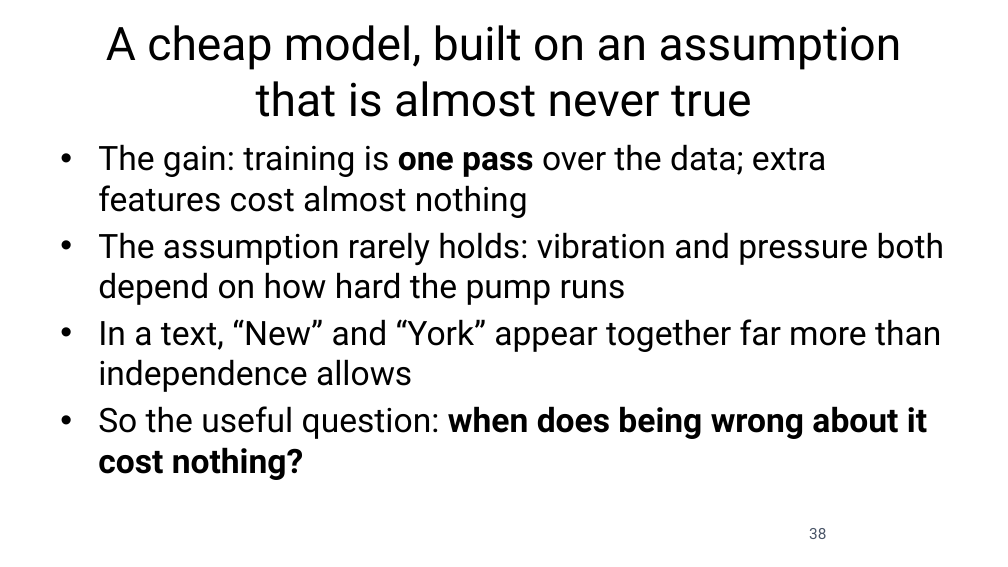
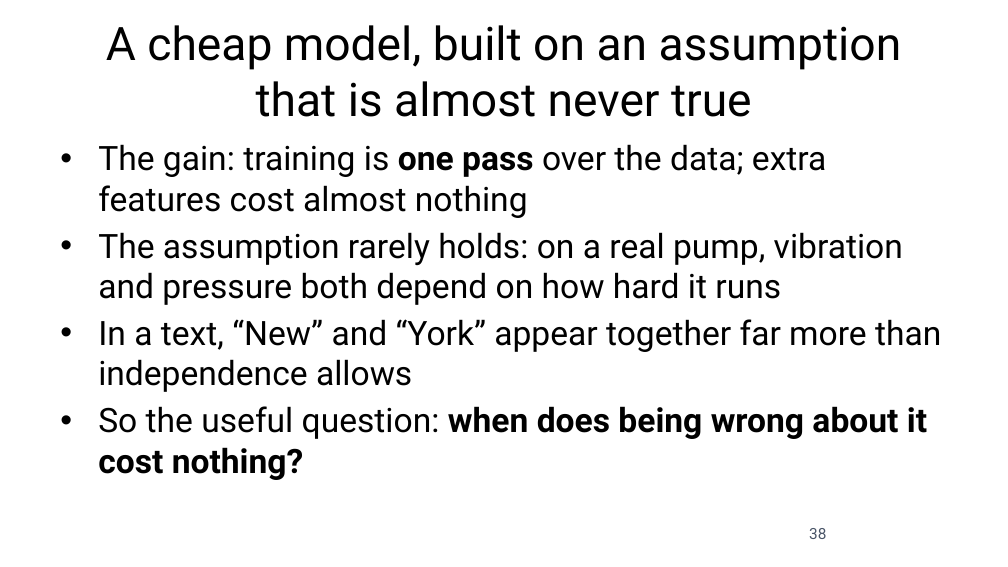
Before and after one commit to fabioantonini/technologies-for-artificial-intelligence, a slide deck: slide 38 of Lessons/06_knn_naive_bayes_svm/Slides/knn_naive_bayes_svm_slides.pptx. Drawn at 1008x567 pixels with LibreOffice and Linux fonts; fonts in the diff are those of the drawing; background and template pictures are left out. Boxes give left, top, right and bottom in pixels: in the first picture for what was removed or moved away, otherwise in the second. Text is boxed around its words. In the diff, an @@ line names an element or a change of style, - is before the commit and + after.

```diff
--- a/Lessons/06_knn_naive_bayes_svm/Slides/knn_naive_bayes_svm_slides.pptx
+++ b/Lessons/06_knn_naive_bayes_svm/Slides/knn_naive_bayes_svm_slides.pptx
@@ text at (98, 232, 903, 305): text changed @@
-• The assumption rarely holds: vibration and pressure both depend on how hard the pump runs
+• The assumption rarely holds: on a real pump, vibration and pressure both depend on how hard it runs
```
Also in this commit, not shown: 9 other slides changed, 24 other files.
